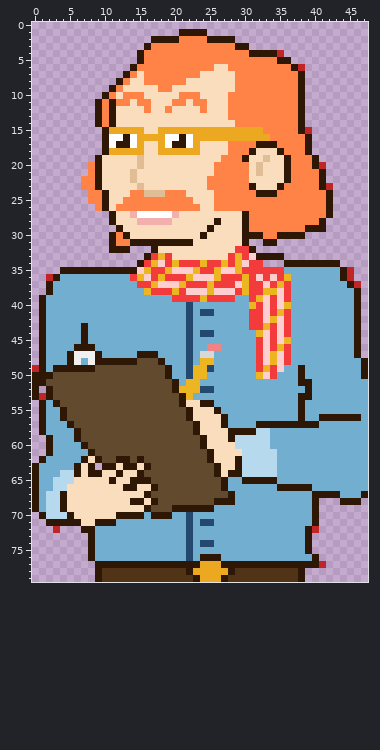
Pixel-art file -- 1.2 Art Team/General Assets/Walk Frames/Robert.aseprite. The picture above was drawn from the file before the commit.
48x80 pixels, 1 frame.
After the commit:
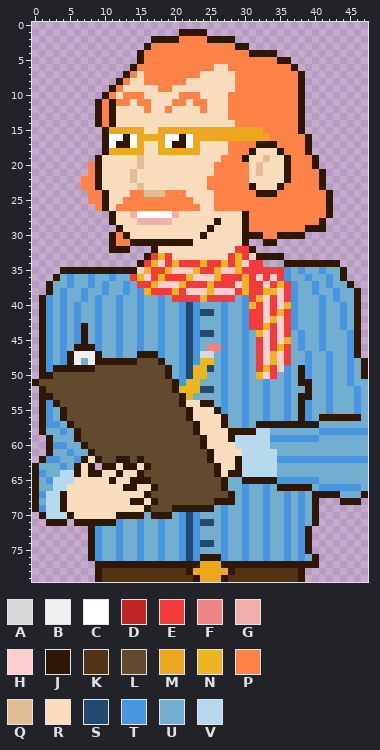
Palette (. is transparent): A #d8d8d8  B #f0f0f0  C #ffffff  D #c12626  E #f33b3b  F #f08484  G #f3aeae  H #ffcfcf  J #2f1706  K #503415  L #624a2f  M #eda822  N #edb522  P #ff8346  Q #e1bd95  R #f9ddbd  S #23496e  T #4895e1  U #72aed0  V #b6d9ed
Change:
layer "Robert" now hidden
Changed rows in their new state; - is an unchanged pixel.
first column x 35:
 4 .---
 6 ---.
first column x 39:
15 .
first column x 41:
20 .-
23 -.
first column x 0:
35 ------------------------------------T-T--T---.--
36 --.--T--T--T------------------------T--T--T--.--
37 -----T--T-T--T-----------------------T--T-T---.-
38 ----T--T--T--T-T---------------------T--T--T----
39 --T-T--T-T--T--T--T-----------T------T---T-T----
40 --T-T-T--T--T--T--T--T-T---T--T------T---T--T---
41 --T-T-T--T--T--T--T--T-T---T--T------T---T--T---
42 --T-T-T--T--T--T--T--T-T---T--T------T---T--T---
43 --T-T-T--T--T--T--T--T-T---T--T------T---T--T---
44 --T-T-T--T--T--T--T--T-T---T--T-------T--T---T--
45 --T-T-T--T--T--T--T--T-T---T--T-------T--T---T--
46 --T-T----T--T--T--T--T-T---T--T-------T--T---T--
47 --T-T-------T-----T--T-T---T--T--------T--T--T--
48 --T-T----------------T-T---T--T--------T--T--T--
49 .-T------------------T-----T--T-----T--T--T--T--
50 .--------------------T-----T--T-----T--T--T--T--
51 -L-------------------T-----T--T--T--T-----T--T--
52 .JL------------------------T--T--T--T-----T---T-
53 .J-------------------------T--T--T--T-----T---T-
54 --T------------------------T--T--T--T--T--T---T-
55 --T------------------------T--T--T--T--T--T---T-
56 --T---------------------------T--T--T--T--------
57 --TT--------------------------T-----------------
58 ----T------------------------------------TTTTTTT
59 ----------------------------------TTTTTTT-------
60 ---TT-------------------------------------------
61 -----T------------------------------------------
62 --TT--T----------------------------TTTTTTTTTTTTT
63 ----T-------------------------------------------
64 -T----------------------------------------------
65 --T--------------------------------TTTTTT-------
66 ------------------------------T--T-------TTTTTT-
67 -T----------------------------T--T--T-T---------
68 ------------------------------T--T--T-T---------
69 -T-------------------------T--T--T--T-T---------
70 ---------------------T-T---T--T--T--T-T---------
71 -----.-JJ---T--T--T--T-T---T--T--T--T-T---------
72 ---.---.-T--T--T--T--T-T---T--T--T--T-T-.-------
73 ---------T--T--T--T--T-T---T--T--T--T-T---------
74 ---------T--T--T--T--T-T---T--T--T--T-T---------
75 ---------T--T--T--T--T-T---T--T--T--T-T---------
76 ---------T--T--T--T--T-T---T--T--T--T-T---------
77 -----------------------------------------.------
